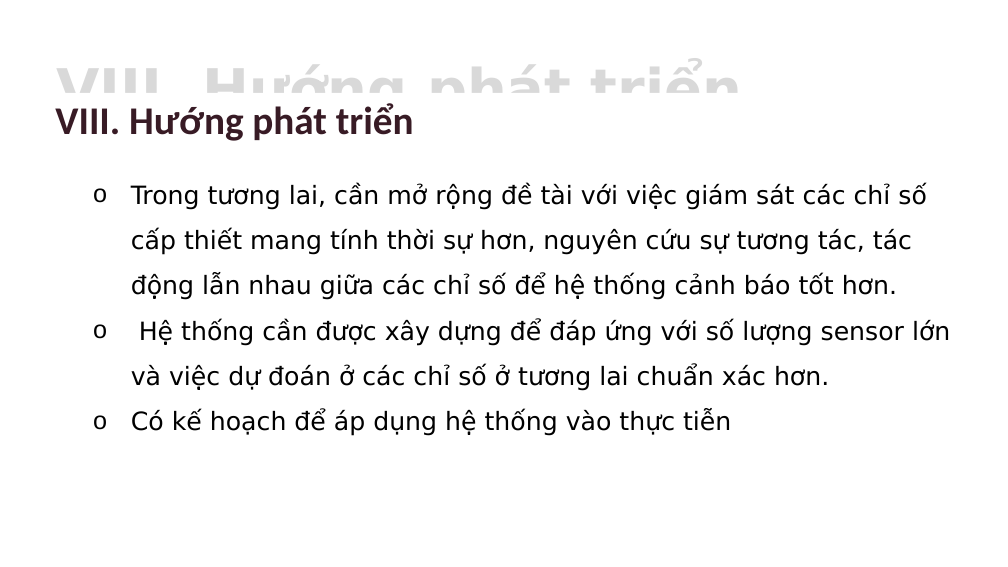
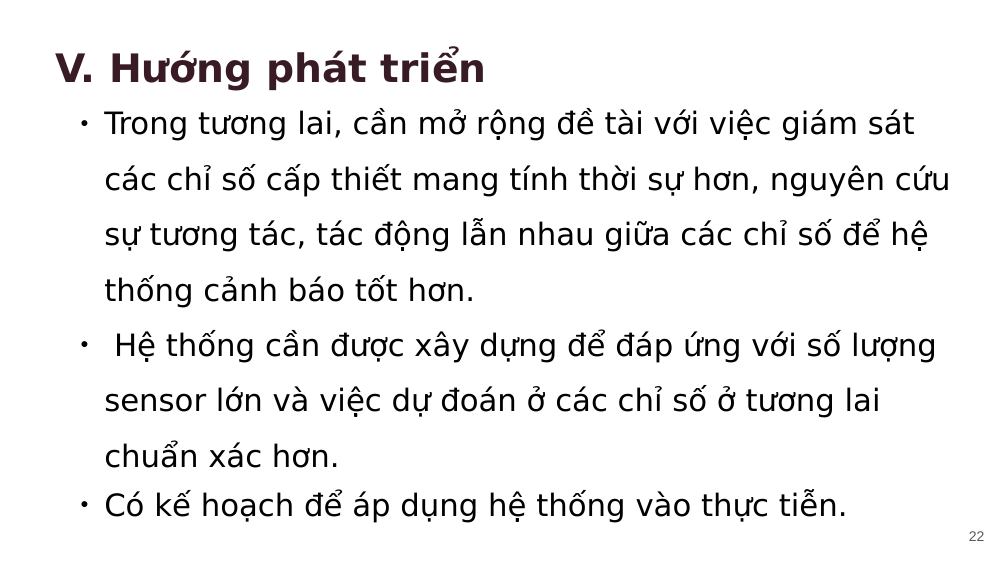
Before and after one commit to huynhnguyenv2/luanvan2019, a slide deck: slide 22 of Presentation.pptx (slide 20 before the commit). Drawn at 1008x567 pixels with LibreOffice and Linux fonts; fonts in the diff are those of the drawing; background and template pictures are left out. Boxes give left, top, right and bottom in pixels: in the first picture for what was removed or moved away, otherwise in the second. Text is boxed around its words. In the diff, an @@ line names an element or a change of style, - is before the commit and + after.

```diff
--- a/Presentation.pptx
+++ b/Presentation.pptx
@@ text at (55, 50, 487, 91): text changed; font Calibri to DejaVu Sans @@
-VIII. Hướng phát triển
+V. Hướng phát triển
@@ text "Trong tương lai, cần mở ...": place and size @@
-text "Trong tương lai, cần mở ..." at (131, 183, 950, 436)
+text "Trong tương lai, cần mở ..." at (104, 109, 951, 523)
@@ text removed at (55, 103, 414, 141) @@
-VIII. Hướng phát triển
@@ text at (104, 109, 951, 468): size 18 to 22 pt in "Trong tương lai, cần mở rộng đề ...", "Hệ thống cần được xây dựng để ..."; bullet o to ● @@
@@ text at (104, 491, 848, 523): text changed; size 18 to 22 pt @@
-o Có kế hoạch để áp dụng hệ thống vào thực tiễn
+● Có kế hoạch để áp dụng hệ thống vào thực tiễn.
@@ page number added at (969, 531, 985, 541), 10 pt, text #595959 @@
+22
```
Also in this commit, not shown: 11 other slides changed, 11 slides added, 9 slides removed, 12 other files.
